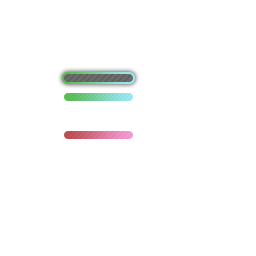
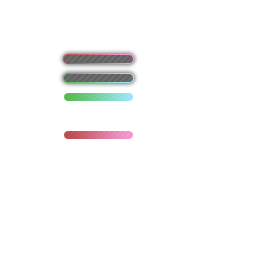
Layers edited between the first and the second 256 × 256 image:
added layer "HpFrame_R.png" above "HpFrame.png" over <box>63,54,134,64</box>
painted on "HpFrame.png" over <box>62,72,135,84</box>
